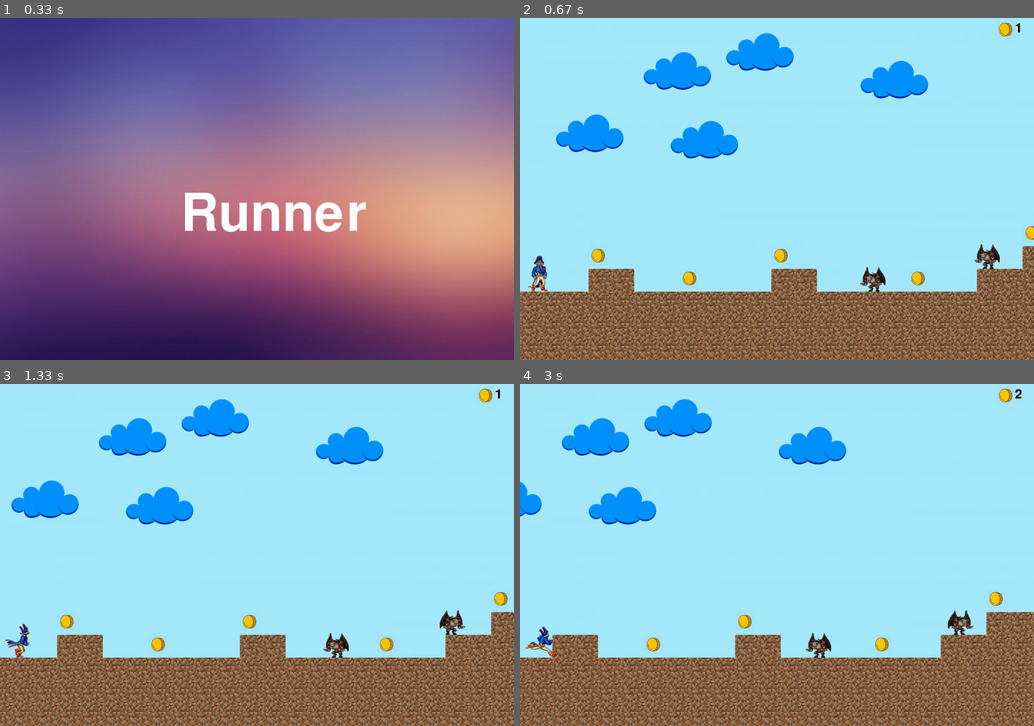
Above: before the commit, frames 1-4 (two rows, left to right).
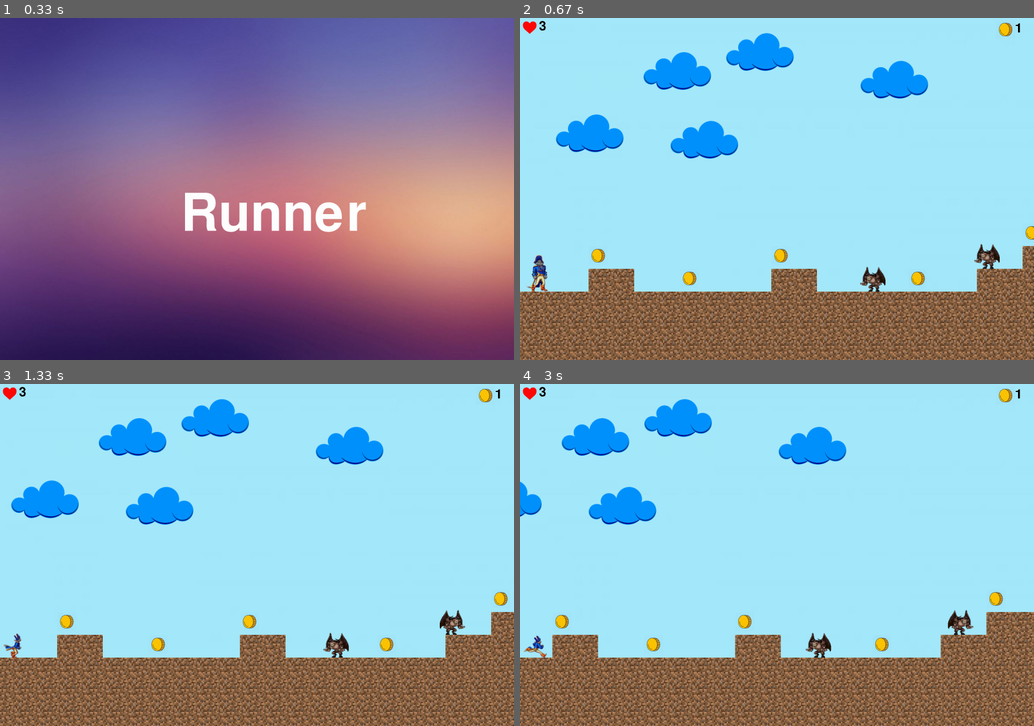
Above: after the commit, the same moments.

Repository: TimerBond/game
Game: pygame game, started from pygame/ProjectPygame/Main.py
The game is run twice, just before and just after one commit, with the same random seed, the same clock (stepped at 60 frames per second) and the same inputs.
Inputs (mouse positions are in pixels of both pictures, inside the frame that each line leads up to):
- Up to frame 1 (0.33 s): no input
- Up to frame 2 (0.67 s): click (777, 189) at 0.38 s
- Up to frame 3 (1.33 s): hold Space 0.67-1.13 s; hold Right 0.67-1.13 s; hold R from 1.17 s (still down); hold Right from 1.17 s (still down)
- Up to frame 4 (3 s): release R at 1.63 s; release Right at 1.63 s; hold T 1.67-2.13 s; hold Right 1.67-2.13 s; tap V at 1.82 s; tap R at 2.17 s; hold Right from 2.57 s (still down)

Frame 1 is identical in both runs. In frame 2, 0.2% of the frame differs, in the area x 0-6%, y 0-80%; in frame 3, 0.4%; in frame 4, 0.5%, in the area x 0-98%, y 0-80%.

Commit message:
Add files via upload

Diff:
--- /dev/null
+++ b/pygame/ProjectPygame/Heart.py
@@ -0,0 +1,12 @@
+import pygame
+
+
+class Heart(pygame.sprite.Sprite):
+    image = pygame.image.load("sprites/heart.png")
+
+    def __init__(self, group):
+        super().__init__(group)
+        self.image = Heart.image
+        self.rect = self.image.get_rect()
+        self.rect.x = 5
+        self.rect.y = 5
--- a/pygame/ProjectPygame/Main.py
+++ b/pygame/ProjectPygame/Main.py
@@ -9,6 +9,7 @@
 import Money as money
 import MainPlayer
 import HeroBullet
+import Heart
 
 
 def terminate():
@@ -72,6 +73,7 @@
 
 pygame.font.init()
 moneyFont = pygame.font.SysFont('Money Shower', 50)
+lifeFont = pygame.font.SysFont('Life Shower', 50)
 all_sprites = pygame.sprite.Group()
 all_blocks = pygame.sprite.Group()
 back = pygame.sprite.Group()
@@ -80,6 +82,8 @@
 monsters = pygame.sprite.Group()
 bullets = pygame.sprite.Group()
 hero_bullets = pygame.sprite.Group()
+heart = pygame.sprite.Group()
+h = Heart.Heart(heart)
 
 player_group = pygame.sprite.Group()
 type_monster = {
@@ -101,32 +105,44 @@
 start_screen()
 
 player = MainPlayer.AnimatedSprite(pygame.image.load('sprites/anim1.png'),
-                                   8, 1, player_x, player_y, player_group, 3)
+                                   8, 1, player_x, player_y, player_group, 3, all_blocks)
 was = False
 b = False
 t = 0
 clock = pygame.time.Clock()
 player_HP = 3
+superSkill = False
+tap = True
 while running:
     for event in pygame.event.get():
         if event.type == pygame.QUIT:
             running = False
         elif event.type == pygame.KEYDOWN:
+            if event.key == 114:
+                superSkill = True
+            if event.key == 116:
+                superSkill = False
             if event.key == 275:
-                cur_HP = 0
+                tap = False
                 for i in player_group:
-                    cur_HP = i.HP
+                    player_HP = i.HP
                 player_group.empty()
-                player = MainPlayer.AnimatedSprite(pygame.image.load('sprites/anim2.png'),
-                                                   9, 1, player_x, player_y, player_group, cur_HP)
+                image = 'sprites/anim2.png'
+                if superSkill:
+                    image = 'sprites/anim2_2.png'
+                player = MainPlayer.AnimatedSprite(pygame.image.load(image),
+                                                   9, 1, player_x, player_y, player_group, player_HP, all_blocks)
                 was = True
             if event.key == 32:
-                cur_HP = 0
+                spaceTap = True
                 for i in player_group:
-                    cur_HP = i.HP
+                    player_HP = i.HP
                 player_group.empty()
-                player = MainPlayer.AnimatedSprite(pygame.image.load('sprites/anim3.png'),
-                                                   7, 1, player_x, player_y - CELL_SIZE, player_group, cur_HP)
+                image = 'sprites/anim3.png'
+                if superSkill:
+                    image = 'sprites/anim3_3.png'
+                player = MainPlayer.AnimatedSprite(pygame.image.load(image),
+                                                   7, 1, player_x, player_y - CELL_SIZE, player_group, player_HP, all_blocks)
                 b = True
             if event.key == 118:
                 pos_x = 0
@@ -137,23 +153,36 @@
                 HeroBullet.HeroBullet(hero_bullets, all_sprites, pos_x, pos_y, all_blocks, monsters)
         elif event.type == pygame.KEYUP:
             if event.key == 275:
-                cur_HP = 0
                 for i in player_group:
-                    cur_HP = i.HP
+                    player_HP = i.HP
                 player_group.empty()
-                player = MainPlayer.AnimatedSprite(pygame.image.load('sprites/anim1.png'),
-                                                   8, 1, player_x, player_y, player_group, cur_HP)
+                image = 'sprites/anim1.png'
+                if superSkill:
+                    image = 'sprites/anim1_1.png'
+                player = MainPlayer.AnimatedSprite(pygame.image.load(image),
+                                                   8, 1, player_x, player_y, player_group, player_HP, all_blocks)
                 was = False
+                tap = True
+    if tap:
+        for i in player_group:
+            player_HP = i.HP
+        player_group.empty()
+        image = 'sprites/anim1.png'
+        if superSkill:
+            image = 'sprites/anim1_1.png'
+        player = MainPlayer.AnimatedSprite(pygame.image.load(image), 8, 1, player_x, player_y, player_group, player_HP, all_blocks)
     if b:
         t += 1
     if t == 7:
         b = False
         t = 0
-        cur_HP = 0
         for i in player_group:
-            cur_HP = i.HP
+            player_HP = i.HP
         player_group.empty()
-        player = MainPlayer.AnimatedSprite(pygame.image.load('sprites/anim1.png'), 8, 1, 0, 0, player_group, cur_HP)
+        image = 'sprites/anim1.png'
+        if superSkill:
+            image = 'sprites/anim1_1.png'
+        player = MainPlayer.AnimatedSprite(pygame.image.load(image), 8, 1, player_x, player_y, player_group, player_HP, all_blocks)
     if was:
         Camera(all_sprites)
     screen.fill((255, 255, 255))
@@ -173,5 +202,8 @@
     bullets.update()
     player_group.draw(screen)
     player_group.update()
+    heart.draw(screen)
+    lifeIcon = lifeFont.render(str(player_HP), False, (0, 0, 0))
+    screen.blit(lifeIcon, (50, 5))
     clock.tick(10)
     pygame.display.flip()
--- a/pygame/ProjectPygame/MainPlayer.py
+++ b/pygame/ProjectPygame/MainPlayer.py
@@ -3,9 +3,10 @@
 
 
 class AnimatedSprite(pygame.sprite.Sprite):
-    def __init__(self, sheet, columns, rows, x, y, all_sprites, player_HP):
+    def __init__(self, sheet, columns, rows, x, y, all_sprites, player_HP, all_blocks):
         super().__init__(all_sprites)
         self.frames = []
+        self.all_blocks = all_blocks
         self.cut_sheet(sheet, columns, rows)
         self.cur_frame = 0
         self.image = self.frames[self.cur_frame]
@@ -27,3 +28,6 @@
     def update(self):
         self.cur_frame = (self.cur_frame + 1) % len(self.frames)
         self.image = self.frames[self.cur_frame]
+        self.rect.y += 10
+        if pygame.sprite.spritecollideany(self, self.all_blocks):
+            self.rect.y -= 10
Binary file added: pygame/ProjectPygame/sprites/anim1_1.png
Binary file added: pygame/ProjectPygame/sprites/anim2_2.png
Binary file added: pygame/ProjectPygame/sprites/anim3_3.png
Binary file added: pygame/ProjectPygame/sprites/heart.png
